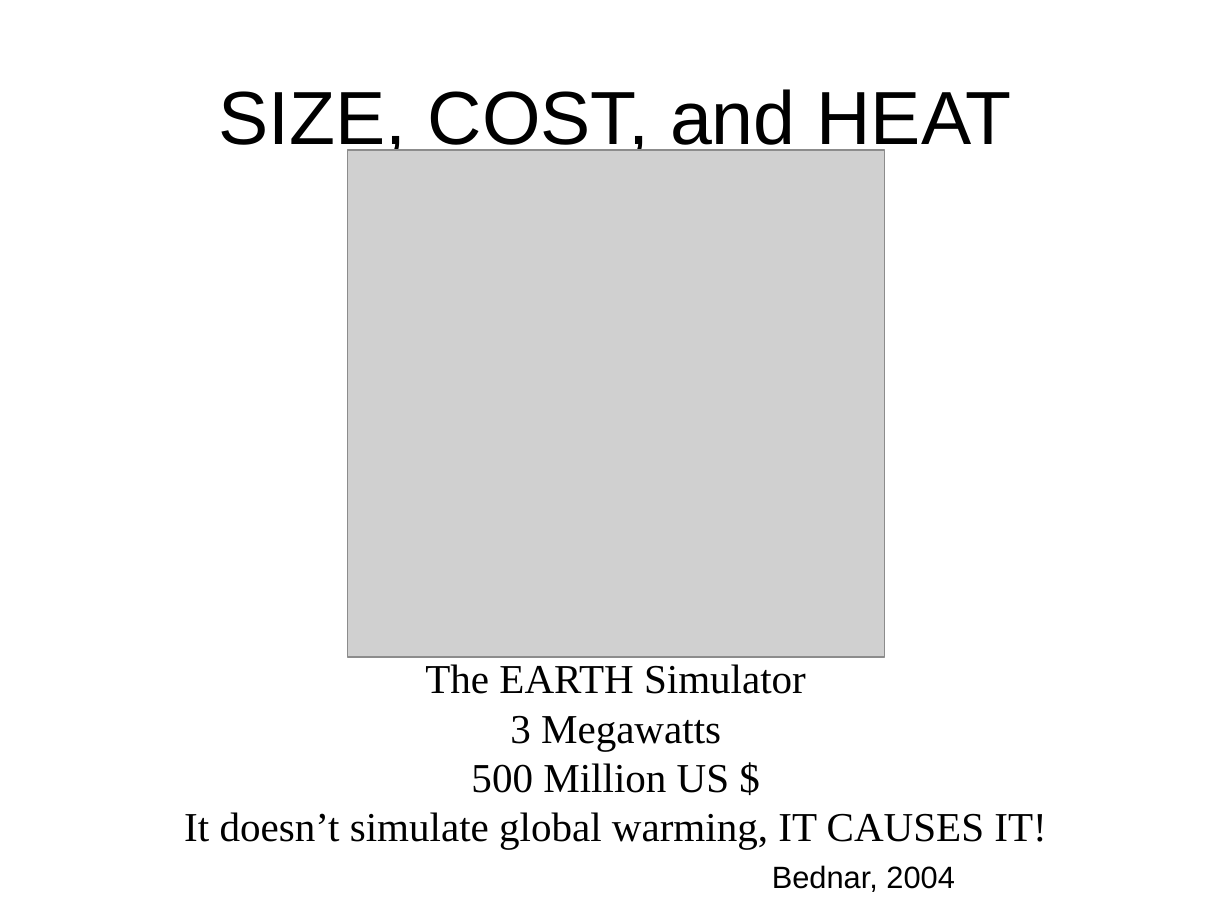
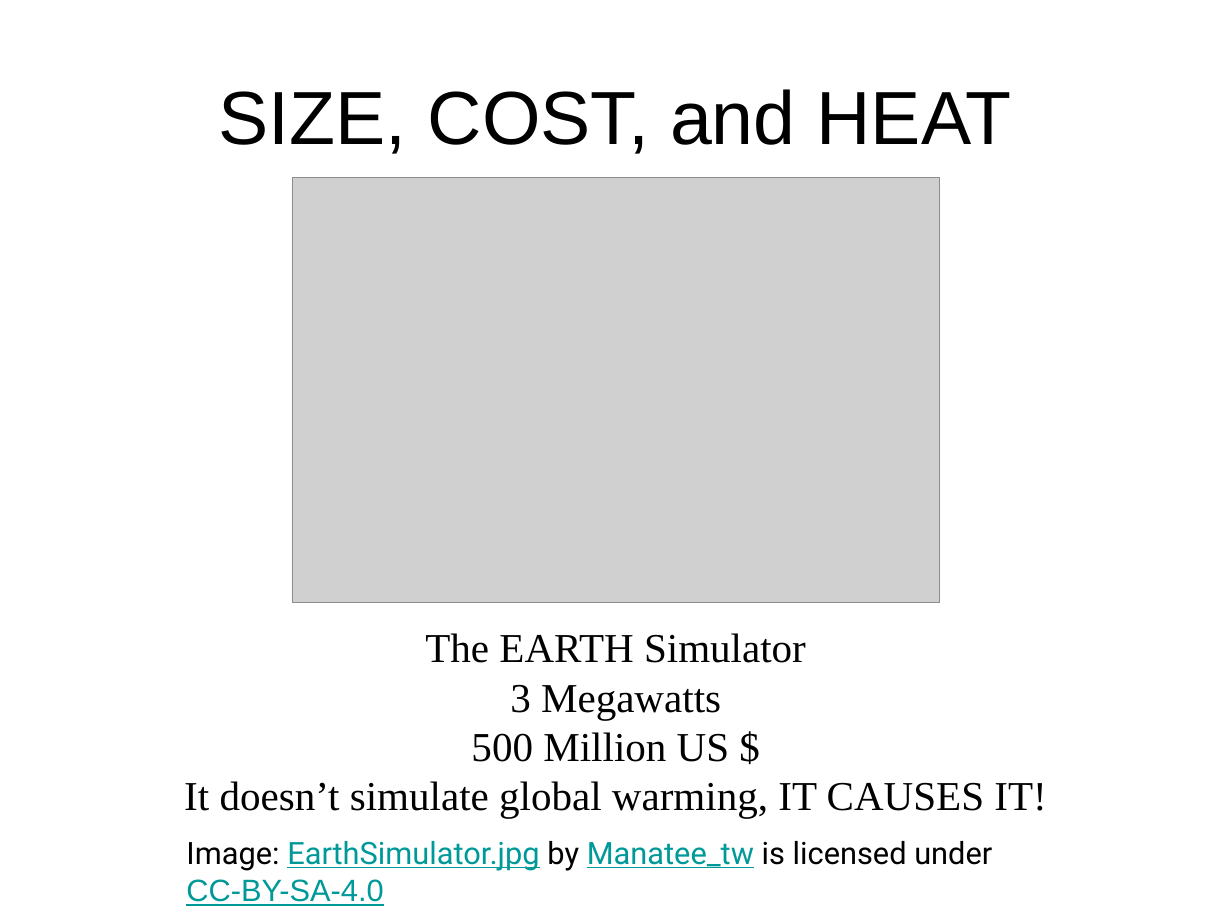
Before and after one commit to shodor-education/petascale-semester-curriculum, a slide deck: slide 11 of units/5/lessons/10/resources/petascale-lesson-5.10-slides.pptx. Drawn at 1232x924 pixels with LibreOffice and Linux fonts; fonts in the diff are those of the drawing; grey boxes stand for pictures. Boxes give left, top, right and bottom in pixels: in the first picture for what was removed or moved away, otherwise in the second. Text is boxed around its words. In the diff, an @@ line names an element or a change of style, - is before the commit and + after.

```diff
--- a/units/5/lessons/10/resources/petascale-lesson-5.10-slides.pptx
+++ b/units/5/lessons/10/resources/petascale-lesson-5.10-slides.pptx
@@ picture: place and size @@
-picture at [347,150,885,658]
+picture at [292,177,939,602]
@@ text "The EARTH Simulator": place and size @@
-text "The EARTH Simulator" at [184,664,1046,849]
+text "The EARTH Simulator" at [184,633,1046,818]
@@ text added at [186,841,992,906], 18 pt, text #009999, underline @@
+Image: EarthSimulator.jpg by Manatee_tw is licensed under CC-BY-SA-4.0
@@ text removed at [772,865,954,892] @@
-Bednar, 2004
```
Also in this commit, not shown: 2 other slides changed, 2 slides removed, 1 other file.
